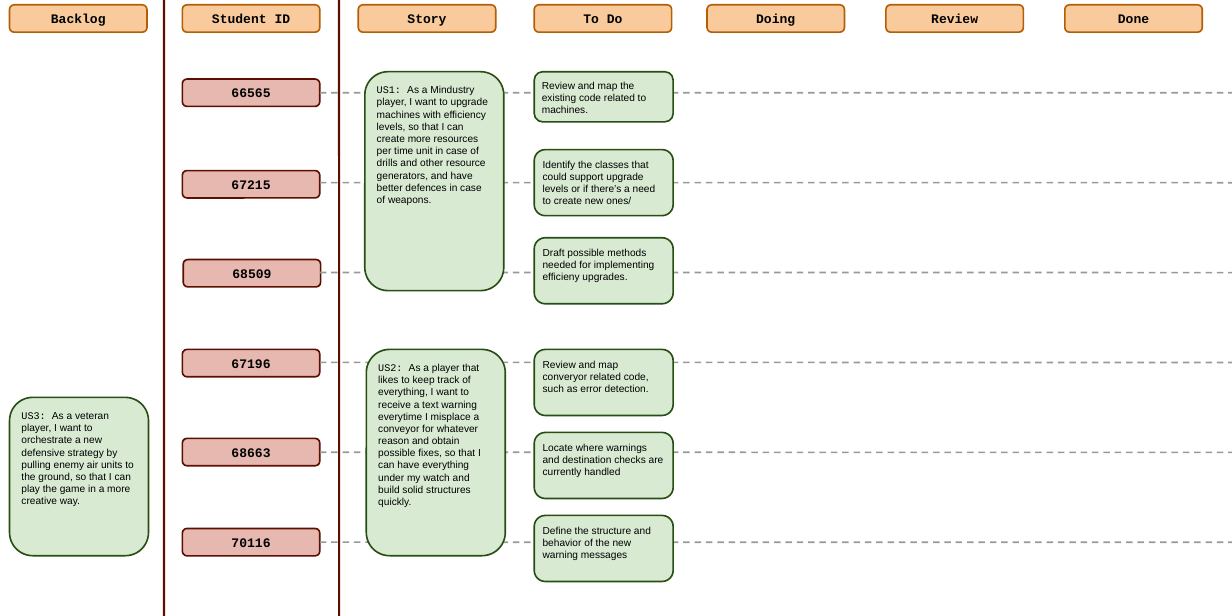
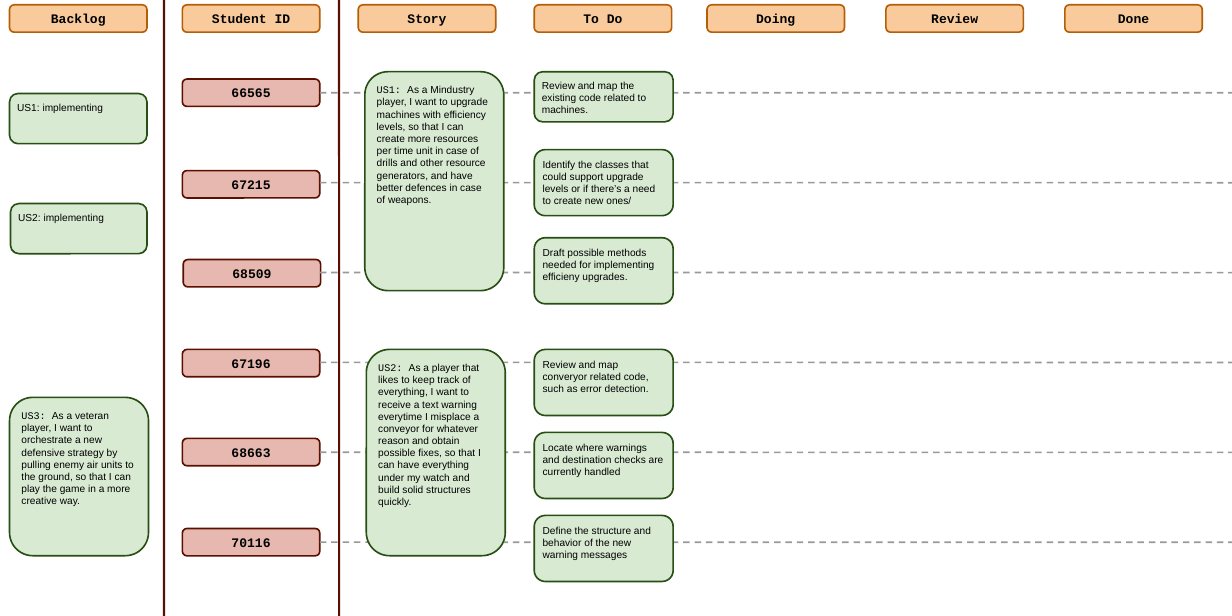
Before and after one commit to Ricardogb19/SE2526_66565_67196_67215_68509_68663_70116, a slide deck: slide 17 of SE202526/Management/Scrum Board.pptx. Drawn at 1232x616 pixels with LibreOffice and Linux fonts; fonts in the diff are those of the drawing. Boxes give left, top, right and bottom in pixels: in the first picture for what was removed or moved away, otherwise in the second. Text is boxed around its words. In the diff, an @@ line names an element or a change of style, - is before the commit and + after.

Commit message:
Minor adjustments to scrum board.

```diff
--- a/SE202526/Management/Scrum Board.pptx
+++ b/SE202526/Management/Scrum Board.pptx
@@ rounded rectangle added at box(9, 93, 147, 143), fill #D9EAD3, outline #274E13 2.25 pt, 14 pt, text #000000 @@
+US1: implementing
@@ rounded rectangle added at box(10, 203, 147, 253), fill #D9EAD3, outline #274E13 2.25 pt, 14 pt, text #000000 @@
+US2: implementing
```
